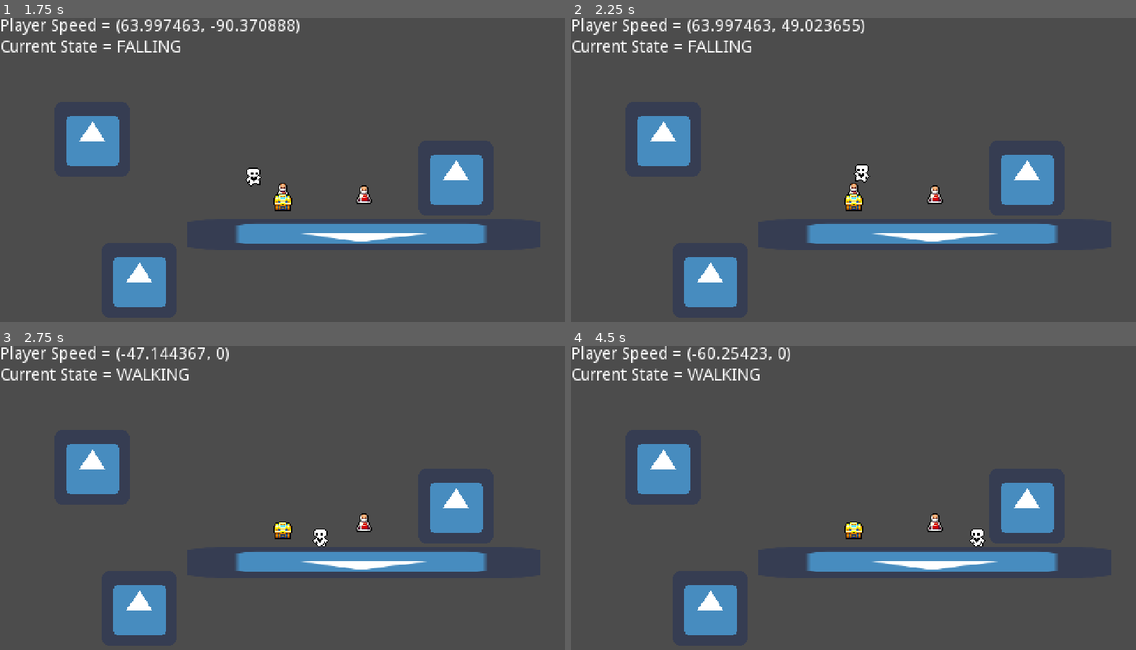
Above: before the commit, frames 1-4 (two rows, left to right).
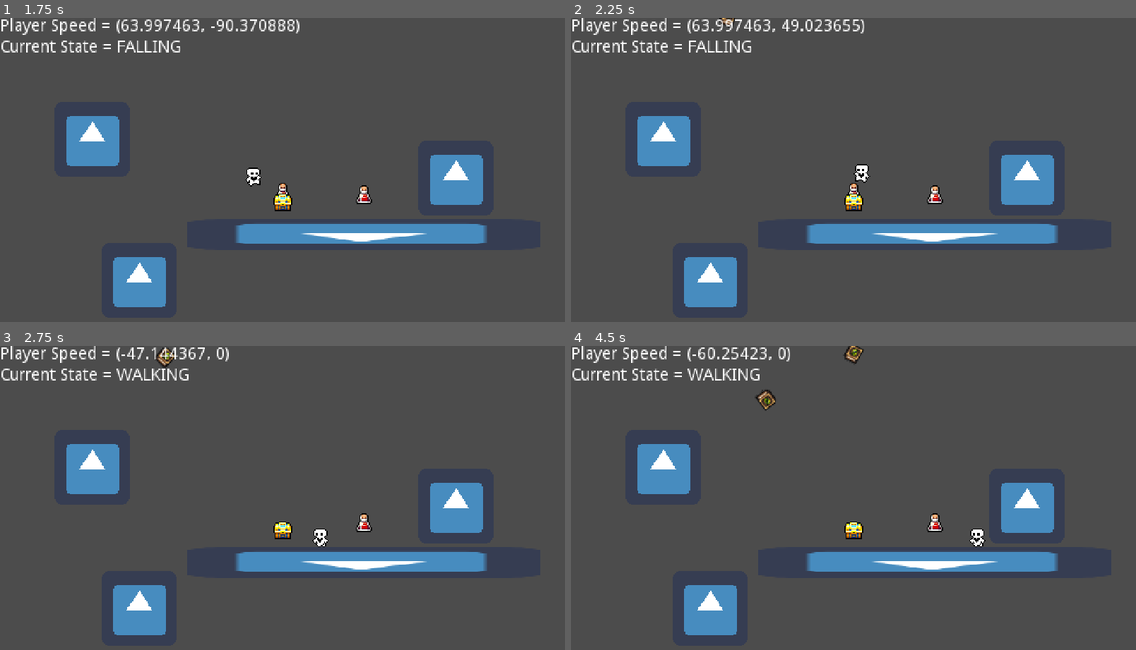
Above: after the commit, the same moments.

Repository: OldxAge/Math-Blaster-Remaster
Game: Godot game, scene res://scenes/game/game_world.tscn
Two runs of this game, one before a commit and one after it. Both use one fixed random seed, a clock stepped at 60 frames per second and the inputs below. The engine's default icon, where the game draws it, is replaced by a stand-in: a white triangle on a blue panel in a dark square.
Inputs:
- Up to frame 1 (1.75 s): hold Right (move_right) from 0.53 s (still down); tap Space (jump) at 0.77, 1.52 s
- Up to frame 2 (2.25 s): release Right (move_right) at 2.03 s; hold Left (move_left) from 2.03 s (still down)
- Up to frame 3 (2.75 s): keep holding Left (move_left)
- Up to frame 4 (4.5 s): release Left (move_left) at 2.78 s; hold Right (move_right) 2.78-4.28 s; tap Space (jump) at 3.02, 3.77 s; hold Left (move_left) from 4.28 s (still down)

Frame 1 is identical in both runs. In frame 2, less than 0.1% of the frame differs, in the area x 26-29%, y 0-4%; in frame 3, 0.1%; in frame 4, 0.3%, in the area x 32-52%, y 0-22%.

Commit message:
Fixed Bullet Identifiers
Bullets now don't destroy object that fired it and also don't hit friendly units

Diff:
--- a/Math Blaster Remaster/scenes/game/HazardSpawner.gd
+++ b/Math Blaster Remaster/scenes/game/HazardSpawner.gd
@@ -22,7 +22,7 @@
 func spawnMeteor():
 	var index = randi()%_meteorSpawnPoints.size() - 1
 	var meteor = _meteor.instance()
-	meteor.playerShip = playerShip
+	meteor.playerShip = $Ship.position
 	_hazardList.add_child(meteor)
 	meteor.position = _meteorSpawnPoints[index].position
 
--- a/Math Blaster Remaster/scenes/game/game_world.tscn
+++ b/Math Blaster Remaster/scenes/game/game_world.tscn
@@ -67,7 +67,7 @@
 color = 5
 
 [node name="HazardSpawner" parent="." instance=ExtResource( 7 )]
-position = Vector2( 0, -145 )
+position = Vector2( 0, -141 )
 
 [node name="BulletSpawner" parent="." instance=ExtResource( 6 )]
 position = Vector2( 404, -297 )
--- a/Math Blaster Remaster/scenes/game/levels/HazardSpawner.tscn
+++ b/Math Blaster Remaster/scenes/game/levels/HazardSpawner.tscn
@@ -49,4 +49,7 @@
 wait_time = 2.0
 autostart = true
 
+[node name="Ship" type="Position2D" parent="."]
+position = Vector2( 0, 160 )
+
 [connection signal="timeout" from="SpawnInterval" to="." method="_on_SpawnInterval_timeout"]
--- a/Math Blaster Remaster/scenes/game/levels/alien/Alien.gd
+++ b/Math Blaster Remaster/scenes/game/levels/alien/Alien.gd
@@ -21,7 +21,8 @@
 	queue_free()
 
 func _on_Alien_area_entered(area: Area2D) -> void:
-	queue_free()
+	if area.hazardType != hazardType:
+		queue_free()
 
 func moveLeft():
 	if x_speed < 0:
--- a/Math Blaster Remaster/scenes/game/levels/alien/Alien.tscn
+++ b/Math Blaster Remaster/scenes/game/levels/alien/Alien.tscn
@@ -44,7 +44,6 @@
 
 [node name="AnimatedSprite" type="AnimatedSprite" parent="."]
 frames = SubResource( 3 )
-frame = 1
 playing = true
 
 [node name="ShootTimer" type="Timer" parent="."]
--- a/Math Blaster Remaster/scenes/game/levels/meteor/Meteor.gd
+++ b/Math Blaster Remaster/scenes/game/levels/meteor/Meteor.gd
@@ -1,13 +1,15 @@
 extends Area2D
 
 onready var hazardSpawner
-onready var playerShip
+onready var playerShip: Vector2
+var hazardType = 1
 
 export var speed: int = 25
 
 
 func _physics_process(delta: float) -> void:
-	position = position.move_toward(Vector2(0,0), speed * delta)
+	var motion = position.direction_to(playerShip) * speed * delta
+	translate(motion)
 	rotate(1 * delta)
 
 
@@ -16,4 +18,5 @@
 
 
 func _on_Meteor_area_entered(area: Area2D) -> void:
-	queue_free()
+	if area.hazardType != hazardType:
+		queue_free()
--- a/Math Blaster Remaster/scenes/game/weapons/Bullet.gd
+++ b/Math Blaster Remaster/scenes/game/weapons/Bullet.gd
@@ -2,22 +2,25 @@
 
 var x_speed: int = 0
 var y_speed: int = 0
-var bulletOwner
+var hazardType = 0
+onready var spriteColor = $Sprite
+var bulletTopBoundary = -200
+var bulletBotBoundary = 100
 
 func _physics_process(delta: float) -> void:
 	position.y += y_speed * delta
+	if position.y >= bulletBotBoundary or position.y <= bulletTopBoundary:
+		queue_free()
 
 
 func _on_Bullet_body_entered(body: Node) -> void:
 	print("blammo" + str(body.name))
-	if body.hazardType != null:
-		if body.hazardType != bulletOwner:
-			queue_free()
+	if body.hazardType != hazardType:
+		queue_free()
 
 
 func _on_Bullet_area_entered(_hazard: Area2D) -> void:
-	print("Wowweeee + " + str(_hazard.name))
-	if _hazard.hazardType != bulletOwner:
+	if _hazard.hazardType != hazardType:
 		queue_free()
 
 
--- a/Math Blaster Remaster/scenes/game/weapons/Bullet.tscn
+++ b/Math Blaster Remaster/scenes/game/weapons/Bullet.tscn
@@ -8,6 +8,7 @@
 height = 4.0
 
 [node name="Bullet" type="Area2D"]
+z_index = -2
 collision_layer = 8
 collision_mask = 18
 script = ExtResource( 2 )
--- a/Math Blaster Remaster/scenes/game/weapons/BulletSpawner.gd
+++ b/Math Blaster Remaster/scenes/game/weapons/BulletSpawner.gd
@@ -5,9 +5,11 @@
 export var _bullet_speed: int = 40
 
 
-func spawnBullet(_firePoint: Vector2, _bulletDirection: int):
+func spawnBullet(_firePoint: Vector2, _bulletOwner: int):
 	var _newBullet = bullet_scene.instance()
 	add_child(_newBullet)
-	_newBullet.bulletOwner = _bulletDirection
+	if _bulletOwner == 1:
+		_newBullet.spriteColor.modulate = Color(.07,.75,.30,1)
+	_newBullet.hazardType = _bulletOwner
 	_newBullet.position = _firePoint
-	_newBullet.initiateBulletMovement(_bullet_speed * _bulletDirection)
+	_newBullet.initiateBulletMovement(_bullet_speed * _bulletOwner)
